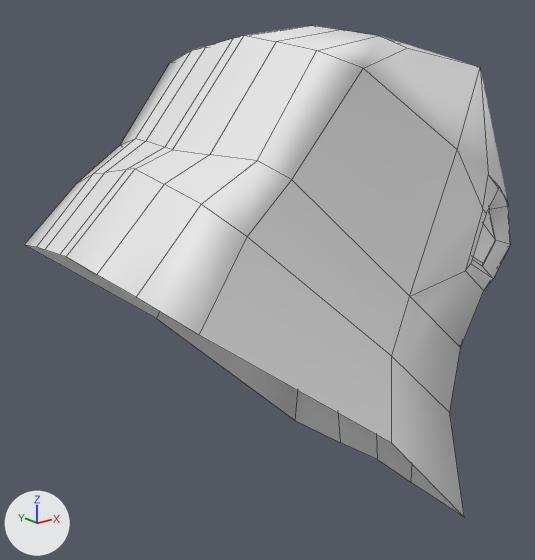
The OBJ model game/art_assets/Final/Bird_Head.obj as it was, and as the next commit left it.
Both versions are drawn from a camera (50 mm lens) standing at (-0.28, -1.98, 5.07) and looking at (1.42, 0.14, 4.22). The lights are fixed; the arrows at lower left show +X, +Y and +Z. Mesh edges are drawn as thin lines. Where no turn or scale is listed for an object, it has been applied to the vertices. Vertices at the same position are counted once.

Script lines for the objects in view, before the commit:
```python
me_bird_head = bpy.data.meshes.new('Bird_Head')
me_bird_head.from_pydata(...)  # 187 vertices, 175 faces; spans x 0.56..2.64, y -0.68..0.68, z 3.32..5.15
ob_bird_head = bpy.data.objects.new('Bird_Head', me_bird_head)
ob_bird_head.location = (0.0, 0.0, 0.0)
```
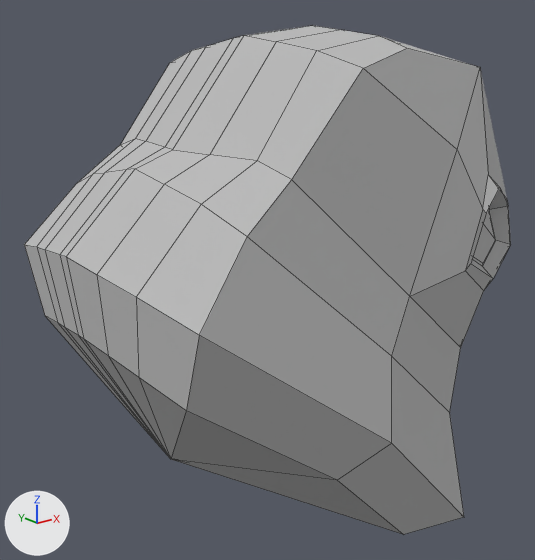
Pixel boxes (x1, y1, x2, y2) of what changed, in the pictures (535 x 560 px):
```json
{"object": "Bird_Head", "change": "reshaped", "before": [24, 25, 511, 517], "after": [24, 25, 511, 534]}
{"part": 1, "of": "me_bird_head", "change": "added", "after": [25, 245, 463, 534]}
{"part": 2, "of": "me_bird_head", "change": "recoloured", "before": [24, 25, 511, 517], "after": [24, 25, 511, 517], "on screen": "white to grey"}
```

Scene script edits in JSON lines:
```json
{"op": "add", "block": "mat_lambert10sg", "code": ["mat_lambert10sg = principled_material('lambert10SG')", "mat_lambert10sg.base_color = (0.5, 0.5, 0.5)  # grey #bcbcbc", "mat_lambert10sg.roughness = 1.0"]}
{"block": "me_bird_head", "where": "# used by ob_bird_head; location = (0.0, 0.0, 0.0)"}
{"op": "remove", "block": "me_bird_head", "code": "me_bird_head.from_pydata(...)  # 187 vertices, 175 faces; spans x 0.56..2.64, y -0.68..0.68, z 3.32..5.15"}
{"op": "add", "block": "me_bird_head", "code": "me_bird_head.from_pydata(...)  # 203 vertices, 205 faces; spans x 0.56..2.64, y -0.68..0.68, z 3.3..5.15"}
{"block": "me_bird_head", "change": "me_bird_head part 1"}
{"block": "me_bird_head", "change": "16 vertices are added at x 0.59..1.67, y -0.56..0.56, z 3.3..4.23"}
{"block": "me_bird_head", "change": "30 new faces join them"}
{"block": "me_bird_head", "change": "me_bird_head part 2: 175 faces spanning x 0.56..2.64, y -0.68..0.68, z 3.32..5.15 switch from no material to mat_lambert10sg (grey #bcbcbc)"}
{"block": "me_bird_head", "change": "me_bird_head part 3: the surface is now shaded flat"}
```
